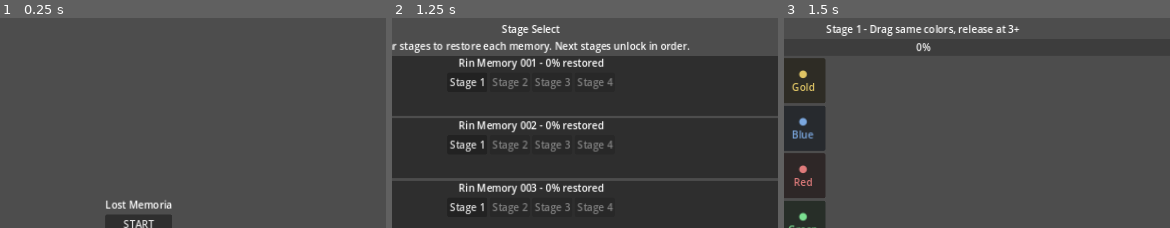
Above: before the commit, frames 1-3 (left to right).
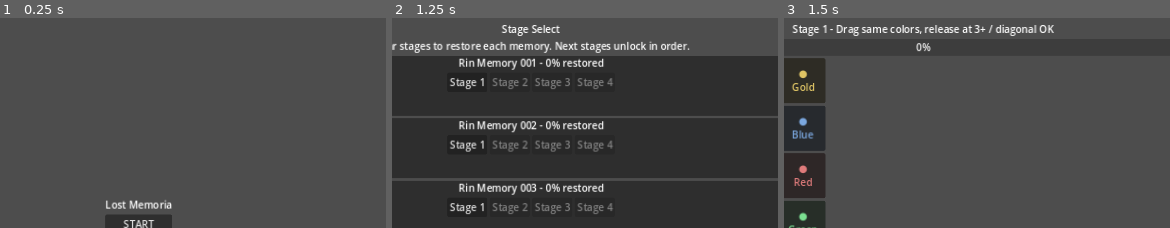
Above: after the commit, the same moments.

Repository: uzupiyo/Lost-Memoria
Game: Godot game, scene res://scenes/title/title.tscn
The game is run twice, just before and just after one commit, with the same random seed, the same clock (stepped at 60 frames per second) and the same inputs.
Inputs:
- Up to frame 1 (0.25 s): no input
- Up to frame 2 (1.25 s): click "START" at 0.5 s
- Up to frame 3 (1.5 s): click "Stage 1" at 1.25 s
The pictures show only the part of the screen within x 32-82%, y 0-50%; the shares and areas given below are measured in that part.

Frames 1-2 are identical in both runs. In frame 3, 1.5% of the frame differs, in the area x 2-70%, y 2-9%.

Commit message:
Make diagonal drag matching reliable and stabilize clear flow

Diff:
--- a/scripts/puzzle_screen.gd
+++ b/scripts/puzzle_screen.gd
@@ -12,6 +12,7 @@
 var selected_color := -1
 var is_selecting := false
 var has_cleared := false
+var pending_scene_change := false
 
 @onready var stage_label: Label = %StageLabel
 @onready var gauge: ProgressBar = %RestoreGauge
@@ -19,10 +20,17 @@
 
 func _ready() -> void:
 	randomize()
-	stage_label.text = "Stage %d - Drag same colors, release at 3+" % (GameState.selected_stage_index + 1)
+	stage_label.text = "Stage %d - Drag same colors, release at 3+ / diagonal OK" % (GameState.selected_stage_index + 1)
 	gauge.max_value = CLEAR_SCORE
 	gauge.value = 0
 	_generate_board()
+
+func _process(_delta: float) -> void:
+	if has_cleared or not is_selecting:
+		return
+	var hovered_index := _get_piece_index_at_position(get_global_mouse_position())
+	if hovered_index >= 0:
+		_try_add_to_selection(hovered_index)
 
 func _generate_board() -> void:
 	board.columns = BOARD_SIZE
@@ -31,14 +39,13 @@
 	selected_indices.clear()
 	for child in board.get_children():
 		child.queue_free()
-	for i in BOARD_SIZE * BOARD_SIZE:
+	for i in range(BOARD_SIZE * BOARD_SIZE):
 		pieces.append(randi() % COLOR_COUNT)
 		var button := Button.new()
 		button.custom_minimum_size = Vector2(72, 72)
 		button.focus_mode = Control.FOCUS_NONE
 		button.mouse_filter = Control.MOUSE_FILTER_STOP
 		button.gui_input.connect(_on_piece_gui_input.bind(i))
-		button.mouse_entered.connect(_on_piece_mouse_entered.bind(i))
 		piece_buttons.append(button)
 		board.add_child(button)
 	_update_board_view()
@@ -50,6 +57,10 @@
 		_finish_selection()
 	elif event is InputEventScreenTouch and not event.pressed:
 		_finish_selection()
+	elif event is InputEventScreenDrag:
+		var hovered_index := _get_piece_index_at_position(event.position)
+		if hovered_index >= 0:
+			_try_add_to_selection(hovered_index)
 
 func _on_piece_gui_input(event: InputEvent, index: int) -> void:
 	if has_cleared:
@@ -59,12 +70,6 @@
 	elif event is InputEventScreenTouch and event.pressed:
 		_start_selection(index)
 
-func _on_piece_mouse_entered(index: int) -> void:
-	if has_cleared:
-		return
-	if is_selecting:
-		_try_add_to_selection(index)
-
 func _start_selection(index: int) -> void:
 	is_selecting = true
 	selected_indices = [index]
@@ -74,6 +79,8 @@
 func _try_add_to_selection(index: int) -> void:
 	if selected_indices.is_empty():
 		return
+	if index < 0 or index >= pieces.size():
+		return
 	if int(pieces[index]) != selected_color:
 		return
 	var last_index := int(selected_indices[selected_indices.size() - 1])
@@ -83,17 +90,17 @@
 		return
 	if selected_indices.has(index):
 		return
-	if not _is_adjacent(last_index, index):
+	if not _is_adjacent_8way(last_index, index):
 		return
 	selected_indices.append(index)
 	_update_board_view()
 
 func _finish_selection() -> void:
 	is_selecting = false
-	var cleared_now := false
+	var did_clear := false
 	if selected_indices.size() >= MIN_MATCH:
-		cleared_now = _resolve_match(selected_indices.duplicate())
-	if cleared_now:
+		did_clear = _resolve_match(selected_indices.duplicate())
+	if did_clear:
 		return
 	selected_indices.clear()
 	selected_color = -1
@@ -104,11 +111,11 @@
 	for index in indices:
 		removed[int(index)] = true
 	score += indices.size()
-	gauge.value = score
-	_drop_and_refill(removed)
+	gauge.value = min(score, CLEAR_SCORE)
 	if score >= CLEAR_SCORE:
 		_clear_stage()
 		return true
+	_drop_and_refill(removed)
 	return false
 
 func _drop_and_refill(removed: Dictionary) -> void:
@@ -125,7 +132,15 @@
 			else:
 				pieces[index] = randi() % COLOR_COUNT
 
-func _is_adjacent(a: int, b: int) -> bool:
+func _get_piece_index_at_position(global_position: Vector2) -> int:
+	for i in range(piece_buttons.size()):
+		var button: Button = piece_buttons[i]
+		var rect := Rect2(button.global_position, button.size)
+		if rect.has_point(global_position):
+			return i
+	return -1
+
+func _is_adjacent_8way(a: int, b: int) -> bool:
 	var a_row := int(a / BOARD_SIZE)
 	var a_col := a % BOARD_SIZE
 	var b_row := int(b / BOARD_SIZE)
@@ -160,6 +175,8 @@
 			return "●\nGreen"
 
 func _update_board_view() -> void:
+	if piece_buttons.size() != pieces.size():
+		return
 	for i in range(piece_buttons.size()):
 		var button: Button = piece_buttons[i]
 		var piece_color := int(pieces[i])
@@ -185,8 +202,13 @@
 	if has_cleared:
 		return
 	has_cleared = true
+	is_selecting = false
+	selected_indices.clear()
+	selected_color = -1
 	GameState.clear_selected_stage()
-	call_deferred("_go_to_collection")
+	if not pending_scene_change:
+		pending_scene_change = true
+		get_tree().create_timer(0.25).timeout.connect(_go_to_collection)
 
 func _go_to_collection() -> void:
 	get_tree().change_scene_to_file("res://scenes/collection/collection.tscn")
